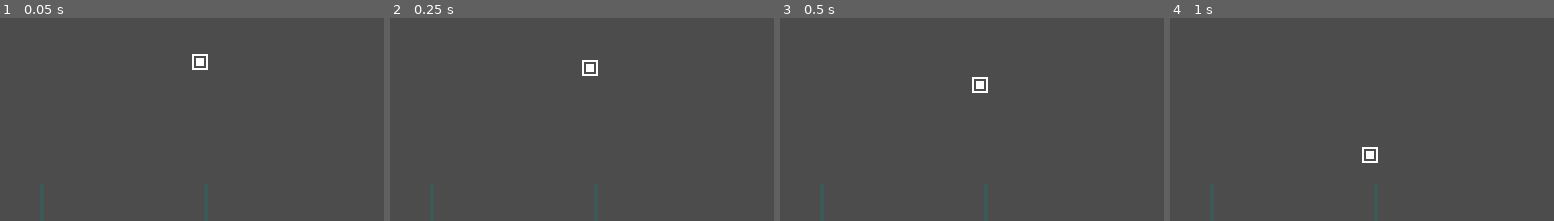
Above: before the commit, frames 1-4 (left to right).
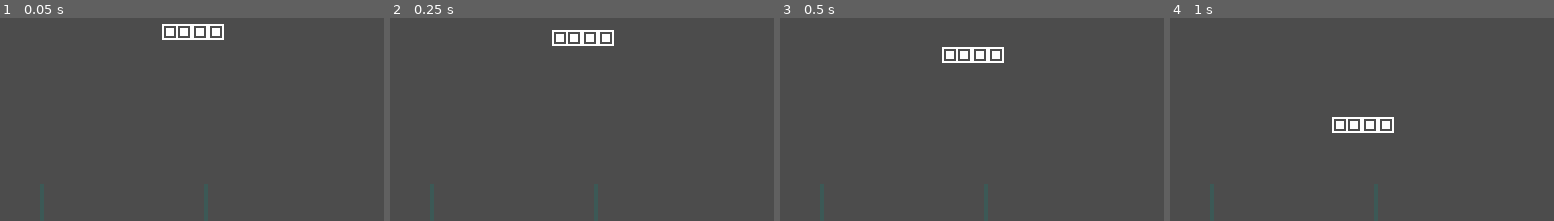
Above: after the commit, the same moments.

Repository: ThiagoDeJesus/Godotris-duel
Game: Godot game, scene res://Levels/TestMap.tscn
Same seed, same stepped clock (60 frames per second), same inputs: the game is played once before the commit and once after it. The project has no main scene, so this scene is started directly.
Inputs:
- Up to frame 1 (0.05 s): no input
- Up to frame 2 (0.25 s): no input
- Up to frame 3 (0.5 s): no input
- Up to frame 4 (1 s): hold D (right1) from 0.53 s (still down)
The pictures show only the part of the screen within x 1-51%, y 0-50%; the shares and areas given below are measured in that part.

The runs differ from the first frame. In frame 1, 1.1% of the frame differs, in the area x 42-59%, y 2-26%; in frame 2, 1.1%; in frame 3, 1.1%; in frame 4, 1.1%.

Commit message:
Peça correction commit
Corrigido o problema das peças se desmantelarem

Diff:
--- a/Levels/TestMap.tscn
+++ b/Levels/TestMap.tscn
@@ -2,7 +2,7 @@
 
 [ext_resource path="res://Assets/Twotris01test.png" type="Texture" id=1]
 [ext_resource path="res://Objects/Cannon.tscn" type="PackedScene" id=2]
-[ext_resource path="res://Objects/Quadrado.tscn" type="PackedScene" id=4]
+[ext_resource path="res://Objects/PeçaReta.tscn" type="PackedScene" id=3]
 
 [sub_resource type="RectangleShape2D" id=1]
 extents = Vector2( 192, 12 )
@@ -66,5 +66,5 @@
 [node name="Cannon" parent="." instance=ExtResource( 2 )]
 position = Vector2( 120, 180 )
 
-[node name="Quadrado" parent="." instance=ExtResource( 4 )]
-position = Vector2( 103, 35 )
+[node name="PeçaReta" parent="." instance=ExtResource( 3 )]
+position = Vector2( 99, 20 )
--- a/Objects/PeçaReta.tscn
+++ b/Objects/PeçaReta.tscn
@@ -1,29 +1,17 @@
-[gd_scene load_steps=3 format=2]
+[gd_scene load_steps=2 format=2]
 
 [ext_resource path="res://Objects/Quadrado.tscn" type="PackedScene" id=1]
-[ext_resource path="res://Objects/PeçaReta.gd" type="Script" id=2]
 
 [node name="PeçaReta" type="RigidBody2D"]
-script = ExtResource( 2 )
 
 [node name="Quadrado" parent="." instance=ExtResource( 1 )]
 position = Vector2( -4, 0 )
-collision_layer = 0
-collision_mask = 0
+
+[node name="Quadrado1" parent="." instance=ExtResource( 1 )]
+position = Vector2( 4, 0 )
 
 [node name="Quadrado2" parent="." instance=ExtResource( 1 )]
-position = Vector2( 4, 0 )
-collision_layer = 0
-collision_mask = 0
+position = Vector2( 12, 0 )
 
 [node name="Quadrado3" parent="." instance=ExtResource( 1 )]
-position = Vector2( 12, 0 )
-collision_layer = 0
-collision_mask = 0
-
-[node name="Quadrado4" parent="." instance=ExtResource( 1 )]
 position = Vector2( -11, 0 )
-collision_layer = 0
-collision_mask = 0
-
-[node name="CollisionShape2D" type="CollisionShape2D" parent="."]
--- a/Objects/Quadrado.tscn
+++ b/Objects/Quadrado.tscn
@@ -5,10 +5,8 @@
 [sub_resource type="RectangleShape2D" id=1]
 extents = Vector2( 4, 4 )
 
-[node name="Quadrado" type="RigidBody2D"]
+[node name="Quadrado" type="CollisionShape2D"]
+shape = SubResource( 1 )
 
 [node name="SpriteQuadrado" type="Sprite" parent="."]
 texture = ExtResource( 1 )
-
-[node name="CollisionQuadrado" type="CollisionShape2D" parent="."]
-shape = SubResource( 1 )
--- a/project.godot
+++ b/project.godot
@@ -15,7 +15,7 @@
 
 [application]
 
-config/name="Tetris duel"
+config/name="godotris duel"
 config/icon="res://icon.png"
 
 [display]
